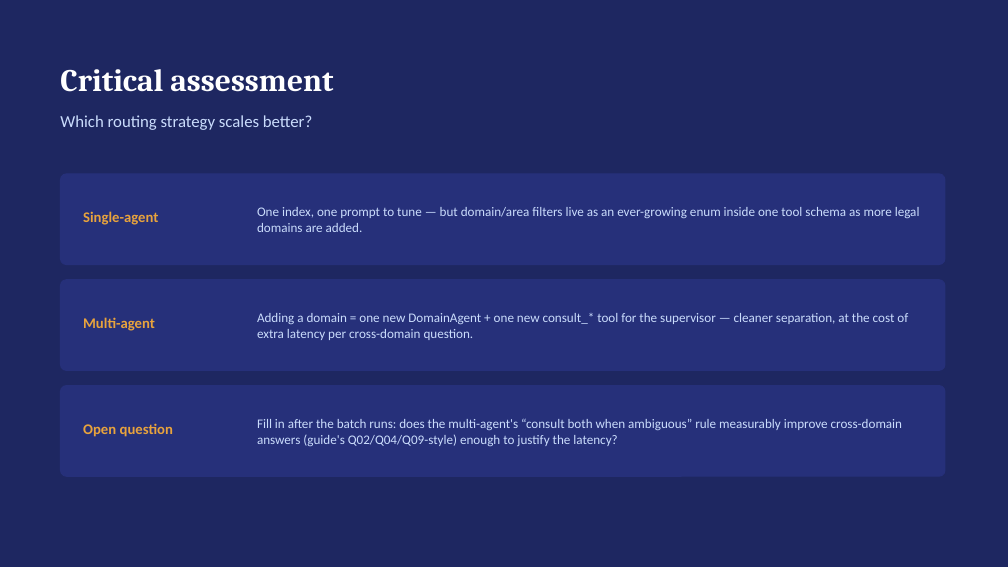
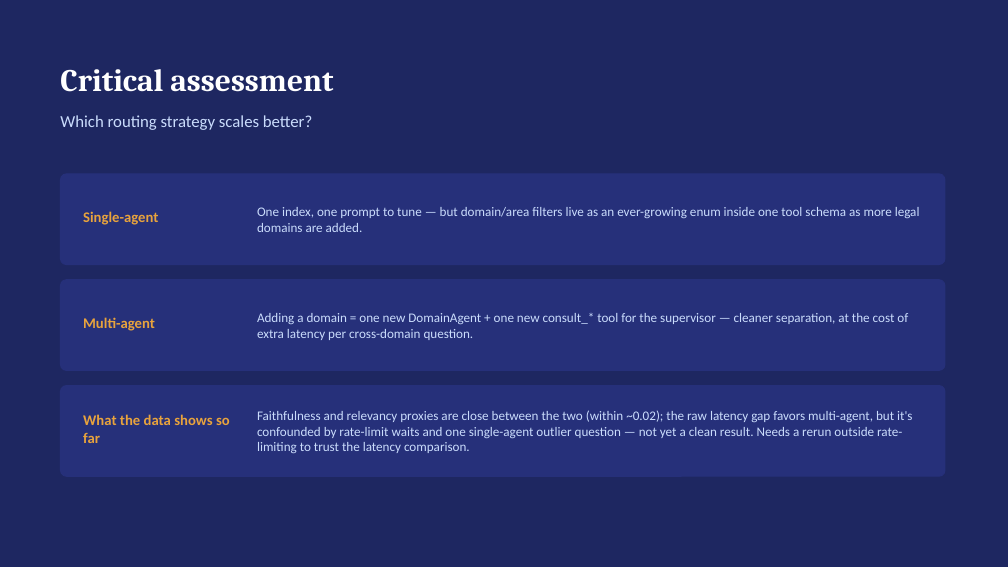
Before and after one commit to kimias21/text-mining-cjeu-rag, a slide deck: slide 10 of docs/slides/CJEU_RAG_presentation.pptx. Drawn at 1008x567 pixels with LibreOffice and Linux fonts; fonts in the diff are those of the drawing. Boxes give left, top, right and bottom in pixels: in the first picture for what was removed or moved away, otherwise in the second. Text is boxed around its words. In the diff, an @@ line names an element or a change of style, - is before the commit and + after.

Commit message:
Fill in real evaluation results

```diff
--- a/docs/slides/CJEU_RAG_presentation.pptx
+++ b/docs/slides/CJEU_RAG_presentation.pptx
@@ text at [83, 414, 230, 443]: text changed @@
-Open question
+What the data shows so far
@@ text at [257, 410, 912, 453]: text changed @@
-Fill in after the batch runs: does the multi-agent's “consult both when ambiguous” rule measurably improve cross-domain answers (guide's Q02/Q04/Q09-style) enough to justify the latency?
+Faithfulness and relevancy proxies are close between the two (within ~0.02); the raw latency gap favors multi-agent, but it's confounded by rate-limit waits and one single-agent outlier question — not yet a clean result. Needs a rerun outside rate-limiting to trust the latency comparison.
```
Also in this commit, not shown: 1 other slide changed, 7 other files.
